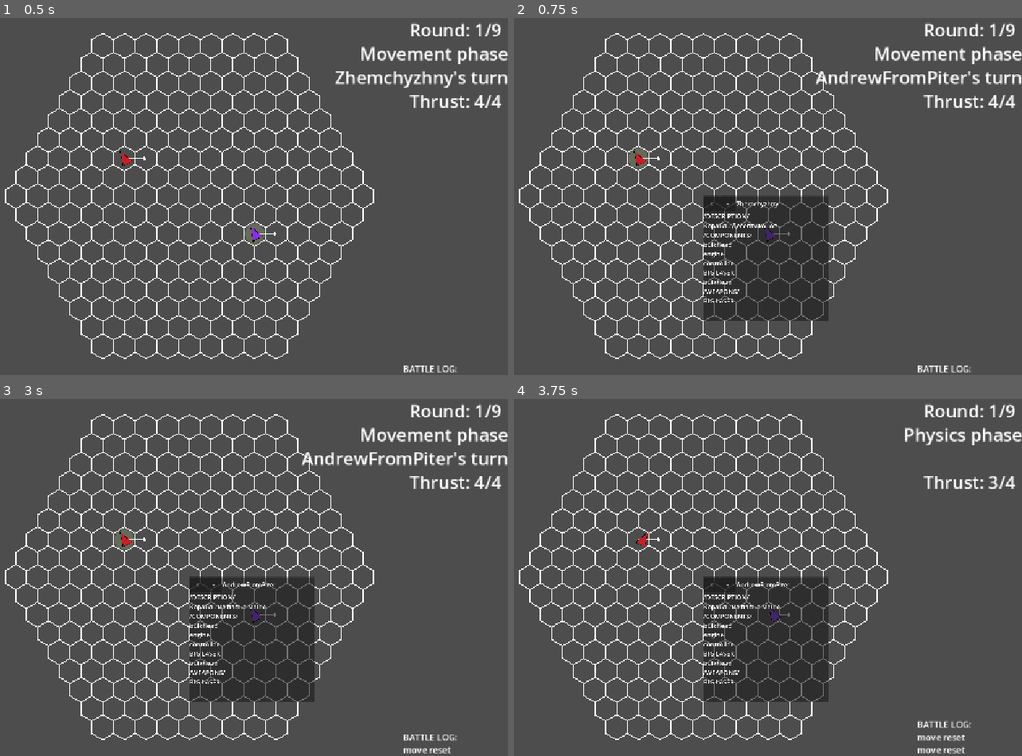
Above: before the commit, frames 1-4 (two rows, left to right).
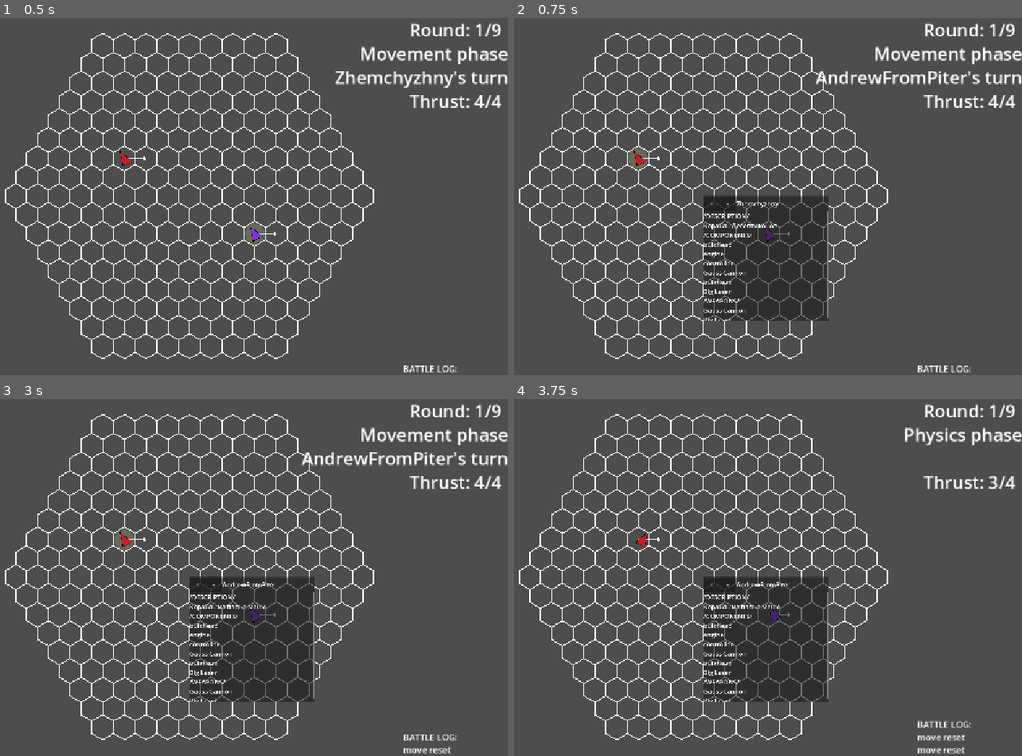
Above: after the commit, the same moments.

Repository: Idandot/Space-Arena
Game: Godot game, scene res://Base Class/Arena.tscn
The game is run twice, just before and just after one commit, with the same random seed, the same clock (stepped at 60 frames per second) and the same inputs.
Inputs (mouse positions are in pixels of both pictures, inside the frame that each line leads up to):
- Up to frame 1 (0.5 s): no input
- Up to frame 2 (0.75 s): tap Enter (end_turn) at 0.5 s; drag from (768, 232) to (529, 196) at 0.52 s
- Up to frame 3 (3 s): click "--" at 1.25 s; click "X" at 2 s; tap Backspace (reset_move) at 2.75 s; drag from (121, 538) to (15, 577) at 2.77 s
- Up to frame 4 (3.75 s): tap Backspace (reset_move) at 3.5 s; move the mouse to (768, 498) at 3.52 s; hold Right (turn_right) from 3.53 s (still down); tap Enter (end_turn) at 3.6 s

Frame 1 is identical in both runs. In frame 2, 0.3% of the frame differs, in the area x 37-62%, y 54-85%; in frame 3, 0.3%; in frame 4, 0.3%.

Commit message:
0.1.6.14 Lazy

Diff:
--- a/Base Class/Actor.tscn
+++ b/Base Class/Actor.tscn
@@ -15,7 +15,7 @@
 [ext_resource type="Script" uid="uid://rgkmbxhqeme2" path="res://Resources/EngineConfigs/EngineConfig.gd" id="9_0ibre"]
 [ext_resource type="Script" uid="uid://b7cgtdinx7f7p" path="res://Modules/Bulkhead.gd" id="10_6h6o8"]
 [ext_resource type="Script" uid="uid://c866xksra0t07" path="res://Base Class/health_component.gd" id="10_pkitw"]
-[ext_resource type="Script" uid="uid://ck20odycxu2yu" path="res://Modules/Weapon.gd" id="12_dwf2m"]
+[ext_resource type="PackedScene" uid="uid://vrxmtgwdqiea" path="res://Modules/weapon.tscn" id="16_pkitw"]
 
 [sub_resource type="Resource" id="Resource_cy77k"]
 script = ExtResource("9_0ibre")
@@ -61,7 +61,8 @@
 Vector2i(0, -1): NodePath("Engine"),
 Vector2i(0, 0): NodePath("PlayerController"),
 Vector2i(0, 1): NodePath("Weapon"),
-Vector2i(1, 0): NodePath("Bulkhead")
+Vector2i(1, 0): NodePath("Bulkhead"),
+Vector2i(1, 1): NodePath("Weapon2")
 }
 
 [node name="Engine" type="Node" parent="ShipLayout" node_paths=PackedStringArray("hex_rigidbody", "actor_mediator")]
@@ -86,9 +87,18 @@
 actor_mediator = NodePath("../../ActorMediator")
 tags = Array[int]([0, 1])
 
-[node name="Weapon" type="Node" parent="ShipLayout" node_paths=PackedStringArray("hex_rigidbody", "actor_mediator")]
-script = ExtResource("12_dwf2m")
+[node name="Weapon" parent="ShipLayout" node_paths=PackedStringArray("hex_rigidbody", "actor_mediator") instance=ExtResource("16_pkitw")]
+weapon_stats = Dictionary[String, Variant]({
+"arc_degrees": 120,
+"damage": 5,
+"facing_offset": 1,
+"max_range": 6,
+"min_range": 3,
+"name": "Gauss Cannon"
+})
 hex_rigidbody = NodePath("../../HexRigidbody")
 actor_mediator = NodePath("../../ActorMediator")
-tags = Array[int]([1])
-metadata/_custom_type_script = "uid://ck20odycxu2yu"
+
+[node name="Weapon2" parent="ShipLayout" node_paths=PackedStringArray("hex_rigidbody", "actor_mediator") instance=ExtResource("16_pkitw")]
+hex_rigidbody = NodePath("../../HexRigidbody")
+actor_mediator = NodePath("../../ActorMediator")
--- a/Modules/Weapon.gd
+++ b/Modules/Weapon.gd
@@ -2,6 +2,7 @@
 class_name Weapon
 
 @export var weapon_stats: Dictionary[String, Variant] = {
+	"name": "Big Laser",
 	"damage": 5,
 	"max_range": 6,
 	"min_range": 3,
@@ -11,7 +12,7 @@
 @export var hex_rigidbody: HexRigidbody
 
 func _ready() -> void:
-	module_name = "BIG LASER"
+	module_name = weapon_stats["name"]
 
 func get_available_actions() -> Array[Action]:
 	return [
--- /dev/null
+++ b/Modules/weapon.tscn
@@ -0,0 +1,10 @@
+[gd_scene load_steps=2 format=3 uid="uid://vrxmtgwdqiea"]
+
+[ext_resource type="Script" uid="uid://ck20odycxu2yu" path="res://Modules/Weapon.gd" id="1_6hflw"]
+
+[node name="Weapon" type="Node" node_paths=PackedStringArray("hex_rigidbody", "actor_mediator")]
+script = ExtResource("1_6hflw")
+hex_rigidbody = NodePath("")
+actor_mediator = NodePath("")
+tags = Array[int]([1])
+metadata/_custom_type_script = "uid://ck20odycxu2yu"
